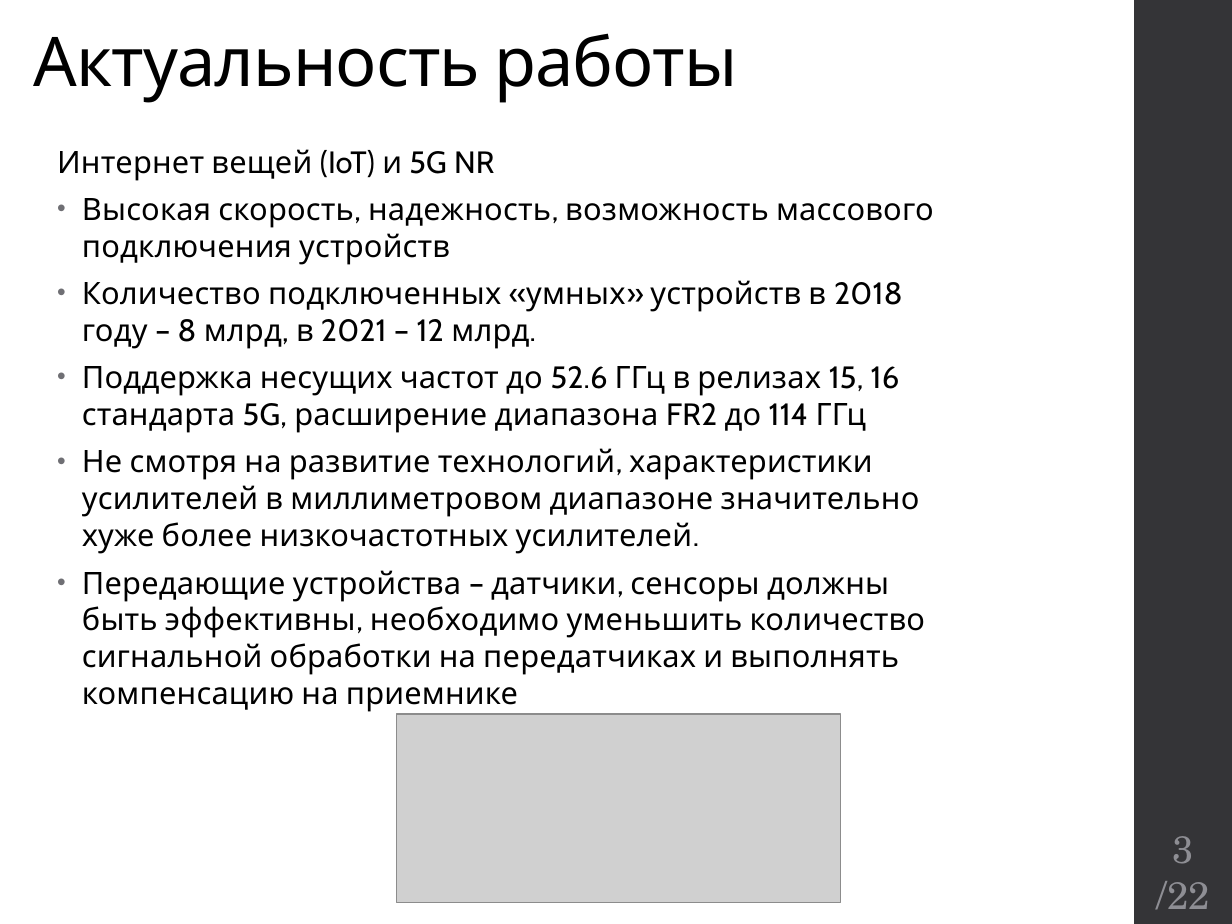
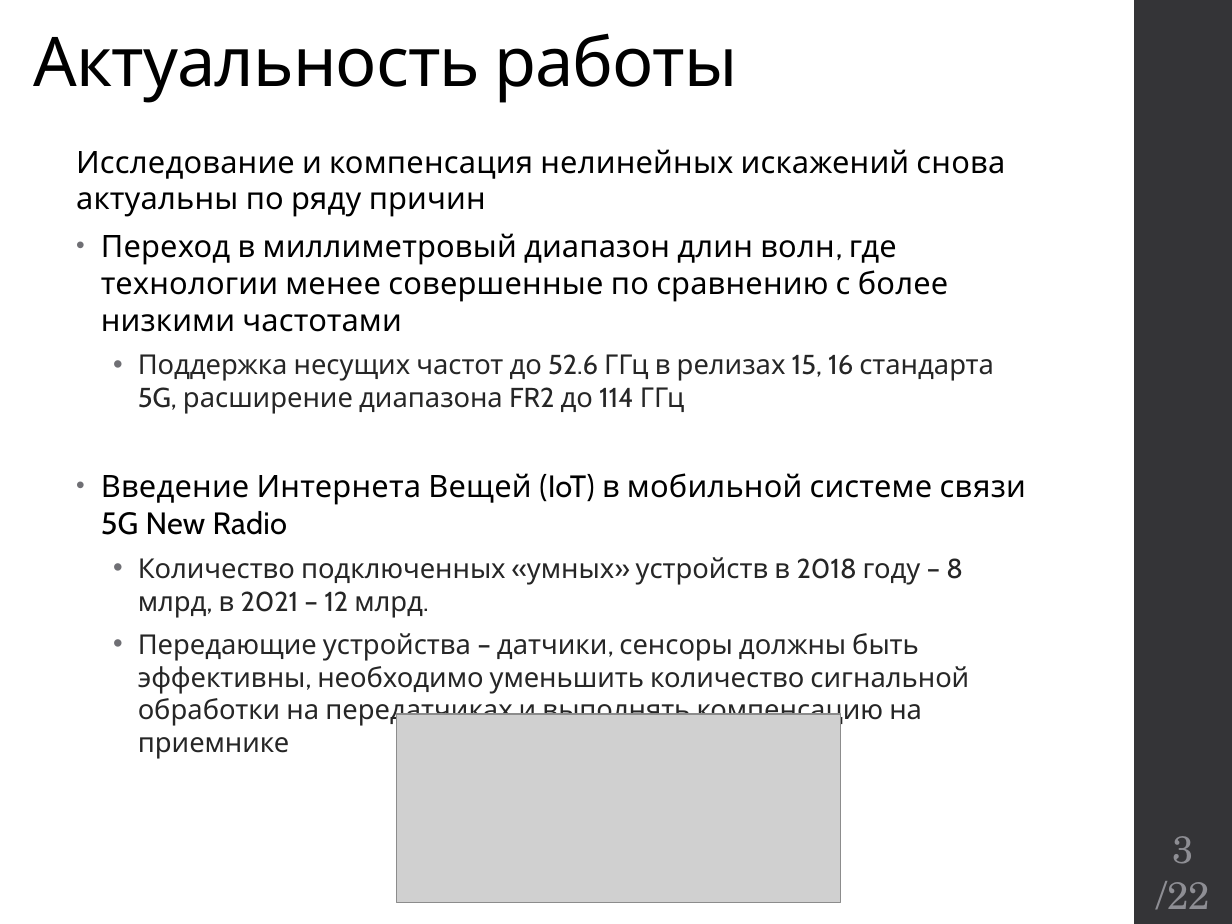
Before and after one commit to kannab98/graduation-paper, a slide deck: slide 3 of Presentation.pptx. Drawn at 1232x924 pixels with LibreOffice and Linux fonts; fonts in the diff are those of the drawing; grey boxes stand for pictures. Boxes give left, top, right and bottom in pixels: in the first picture for what was removed or moved away, otherwise in the second. Text is boxed around its words. In the diff, an @@ line names an element or a change of style, - is before the commit and + after.

```diff
--- a/Presentation.pptx
+++ b/Presentation.pptx
@@ text "Исследование и компенсация нелинейных искажений ...": place and size @@
-text "Исследование и компенсация нелинейных искажений ..." at box(57, 149, 934, 712)
+text "Исследование и компенсация нелинейных искажений ..." at box(76, 149, 1026, 759)
@@ text at box(76, 149, 1026, 535): text changed @@
-Интернет вещей (IoT) и 5G NR
-• Высокая скорость, надежность, возможность массового подключения устройств
+Исследование и компенсация нелинейных искажений снова актуальны по ряду причин
+• Переход в миллиметровый диапазон длин волн, где технологии менее совершенные по сравнению с более низкими частотами
+  • Поддержка несущих частот до 52.6 ГГц в релизах 15, 16 стандарта 5G, расширение диапазона FR2 до 114 ГГц
+• Введение Интернета Вещей (IoT) в мобильной системе связи 5G New Radio
@@ text at box(82, 366, 920, 554): paragraphs removed @@
-• Поддержка несущих частот до 52.6 ГГц в релизах 15, 16 стандарта 5G, расширение диапазона FR2 до 114 ГГц
-• Не смотря на развитие технологий, характеристики усилителей в миллиметровом диапазоне значительно хуже более низкочастотных усилителей.
@@ text at box(138, 557, 969, 759): size 18 to 16 pt, text colour #000000 to #262626, letter spacing 0.1 to 0 pt in "Количество подключенных «умных» устройств в 2018 году ...", "Передающие устройства – датчики, сенсоры должны быть ..."; list level 1 to 2 in "Количество подключенных «умных» устройств в ..."; list level 1 to 2 in "Передающие устройства – датчики, сенсоры ..." @@
```
Also in this commit, not shown: 14 other slides changed, 2 slides added, 1 other file.
